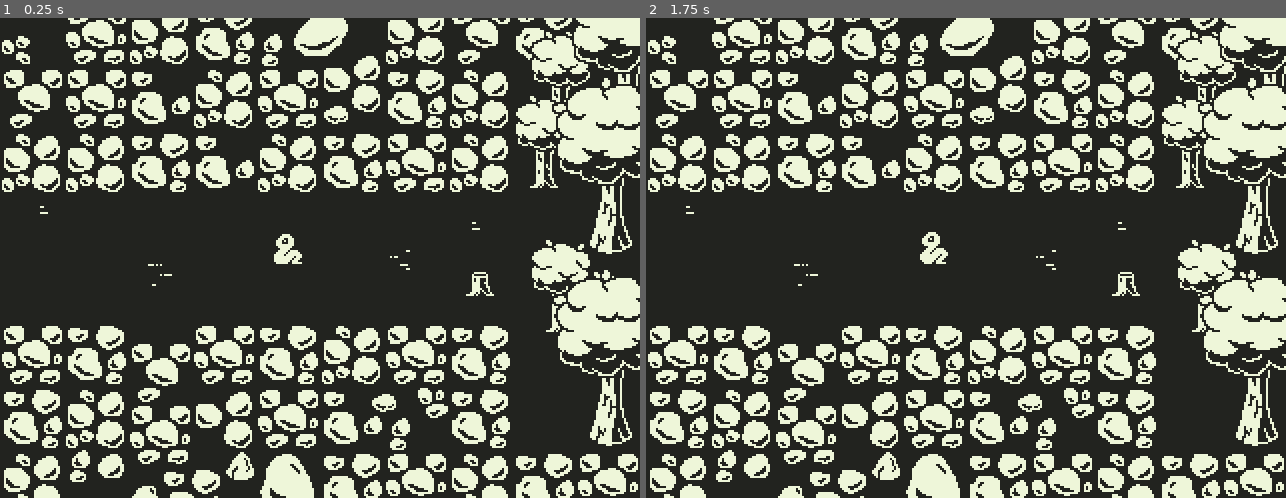
Above: before the commit, frames 1-2 (left to right).
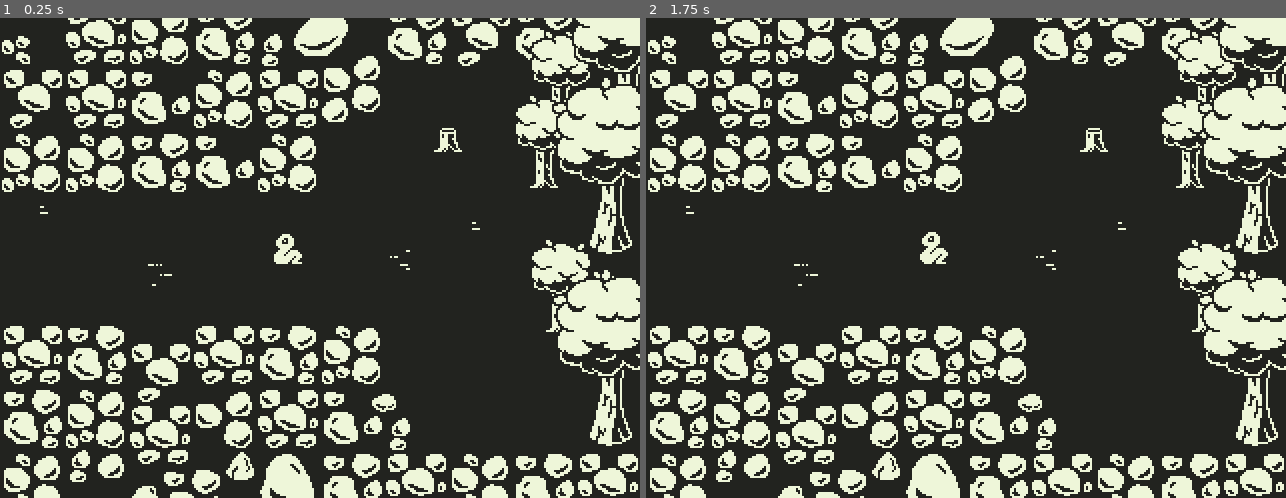
Above: after the commit, the same moments.

Repository: dweckerly/1bit
Game: Godot game, scene res://scenes/world/area-2.tscn
Two runs of this game, one before a commit and one after it. Both use one fixed random seed, a clock stepped at 60 frames per second and the inputs below. This scene is started directly instead of the project's main scene.
Inputs:
- Up to frame 1 (0.25 s): no input
- Up to frame 2 (1.75 s): tap Enter (ui_accept) at 0.5, 0.77, 1.52 s; hold Right (ui_right) 0.53-1.28 s; hold Down (ui_down) from 1.28 s (still down)

The runs differ from the first frame. In frame 1, 5.6% of the frame differs, in the area x 50-80%, y 0-90%; in frame 2, 5.6%.

Commit message:
area-2 edits

Diff:
--- a/scenes/world/area-2.tscn
+++ b/scenes/world/area-2.tscn
@@ -18,7 +18,7 @@
 [ext_resource path="res://art/environment/rocks/rock-cluster-small-2.png" type="Texture" id=16]
 [ext_resource path="res://art/environment/rocks/rock-cluster-2.png" type="Texture" id=17]
 [ext_resource path="res://art/environment/rocks/rock-cluster-small-0.png" type="Texture" id=18]
-[ext_resource path="res://art/environment/rocks/rock-cluster-small-1.png" type="Texture" id=19]
+[ext_resource path="res://scenes/environment/rocks/rock-cluster-1.tscn" type="PackedScene" id=19]
 [ext_resource path="res://art/environment/rocks/rock-cluster-1.png" type="Texture" id=20]
 [ext_resource path="res://art/environment/rocks/rock-big-1.png" type="Texture" id=21]
 [ext_resource path="res://art/environment/rocks/rock-cluster-0.png" type="Texture" id=22]
@@ -29,8 +29,12 @@
 [ext_resource path="res://art/environment/rocks/rock-big-0.png" type="Texture" id=27]
 [ext_resource path="res://scenes/environment/rocks/rock-cluster-0.tscn" type="PackedScene" id=28]
 [ext_resource path="res://scenes/environment/rocks/rock-cluster-2.tscn" type="PackedScene" id=29]
+[ext_resource path="res://scenes/environment/rocks/rock-3.tscn" type="PackedScene" id=30]
 
 [node name="YSort" type="YSort"]
+
+[node name="rock-1" parent="." instance=ExtResource( 30 )]
+position = Vector2( 168, 48 )
 
 [node name="dirt" type="Node2D" parent="."]
 
@@ -76,32 +80,14 @@
 [node name="rock-wall-17" parent="rock wall" instance=ExtResource( 3 )]
 position = Vector2( 176, 168 )
 
-[node name="rock-wall-18" parent="rock wall" instance=ExtResource( 4 )]
-position = Vector2( 208, 168 )
-
 [node name="rock-wall-20" parent="rock wall" instance=ExtResource( 3 )]
 position = Vector2( 144, 72 )
 
-[node name="rock-wall-21" parent="rock wall" instance=ExtResource( 1 )]
-position = Vector2( 176, 72 )
-
-[node name="rock-wall-25" parent="rock wall" instance=ExtResource( 4 )]
-position = Vector2( 208, 72 )
-
-[node name="rock-wall-28" parent="rock wall" instance=ExtResource( 1 )]
-position = Vector2( 240, 168 )
-
-[node name="rock-wall-29" parent="rock wall" instance=ExtResource( 3 )]
-position = Vector2( 240, 72 )
-
 [node name="rock-wall-32" parent="rock wall" instance=ExtResource( 1 )]
 position = Vector2( 272, 8 )
 
 [node name="rock-wall-33" parent="rock wall" instance=ExtResource( 1 )]
 position = Vector2( 304, 8 )
-
-[node name="rock-wall-34" parent="rock wall" instance=ExtResource( 1 )]
-position = Vector2( 240, 200 )
 
 [node name="rock-wall-35" parent="rock wall" instance=ExtResource( 1 )]
 position = Vector2( 272, 232 )
@@ -118,10 +104,6 @@
 position = Vector2( 56, 224 )
 texture = ExtResource( 26 )
 
-[node name="Rock-4" type="Sprite" parent="rock wall"]
-position = Vector2( 168, 48 )
-texture = ExtResource( 25 )
-
 [node name="Rock-cluster-2" type="Sprite" parent="rock wall"]
 position = Vector2( 16, 40 )
 texture = ExtResource( 17 )
@@ -170,27 +152,8 @@
 position = Vector2( 112, 8 )
 texture = ExtResource( 14 )
 
-[node name="Rock-cluster-1" type="Sprite" parent="rock wall"]
-position = Vector2( 176, 32 )
-texture = ExtResource( 20 )
-
-[node name="Rock-wall-9" type="Sprite" parent="rock wall"]
-position = Vector2( 208, 40 )
-texture = ExtResource( 14 )
-
-[node name="Rock-cluster-3" type="Sprite" parent="rock wall"]
-position = Vector2( 240, 8 )
-texture = ExtResource( 17 )
-
-[node name="Rock-wall-10" type="Sprite" parent="rock wall"]
-position = Vector2( 208, 8 )
-texture = ExtResource( 15 )
-
 [node name="rock-wall-3" parent="rock wall" instance=ExtResource( 4 )]
 position = Vector2( 304, 232 )
-
-[node name="rock-wall-10" parent="rock wall" instance=ExtResource( 3 )]
-position = Vector2( 240, 40 )
 
 [node name="Rock-cluster-small-0" type="Sprite" parent="rock wall"]
 position = Vector2( 136, 16 )
@@ -208,22 +171,10 @@
 position = Vector2( 176, 200 )
 texture = ExtResource( 22 )
 
-[node name="Rock-cluster-small-1" type="Sprite" parent="rock wall"]
-position = Vector2( 216, 192 )
-texture = ExtResource( 19 )
-
 [node name="Rock-cluster-small-3" type="Sprite" parent="rock wall"]
 position = Vector2( 200, 208 )
 texture = ExtResource( 18 )
 
-[node name="Rock-wall-12" type="Sprite" parent="rock wall"]
-position = Vector2( 240, 232 )
-texture = ExtResource( 15 )
-
-[node name="Rock-wall-13" type="Sprite" parent="rock wall"]
-position = Vector2( 208, 232 )
-texture = ExtResource( 13 )
-
 [node name="Rock-wall-14" type="Sprite" parent="rock wall"]
 position = Vector2( 176, 232 )
 texture = ExtResource( 14 )
@@ -255,9 +206,24 @@
 [node name="rock-cluster-2" parent="rock wall" instance=ExtResource( 29 )]
 position = Vector2( 80, 176 )
 
+[node name="rock-cluster-0" parent="rock wall" instance=ExtResource( 28 )]
+position = Vector2( 112, 80 )
+
+[node name="rock-wall-0" parent="rock wall" instance=ExtResource( 1 )]
+position = Vector2( 208, 8 )
+
+[node name="rock-cluster-1" parent="rock wall" instance=ExtResource( 19 )]
+position = Vector2( 176, 32 )
+
+[node name="rock-cluster-3" parent="rock wall" instance=ExtResource( 29 )]
+position = Vector2( 240, 8 )
+
 [node name="2-West" parent="." instance=ExtResource( 2 )]
 position = Vector2( -8, 120 )
 
+[node name="2-East" parent="." instance=ExtResource( 12 )]
+position = Vector2( 328, 112 )
+
 [node name="tree-1" parent="." instance=ExtResource( 9 )]
 position = Vector2( 304, 112 )
 
@@ -280,13 +246,13 @@
 position = Vector2( 280, 48 )
 
 [node name="stump-0" parent="." instance=ExtResource( 6 )]
-position = Vector2( 240, 136 )
-
-[node name="2-East" parent="." instance=ExtResource( 12 )]
-position = Vector2( 328, 112 )
+position = Vector2( 224, 64 )
 
 [node name="snek" parent="." instance=ExtResource( 11 )]
 position = Vector2( 144, 120 )
 
-[node name="rock-cluster-0" parent="." instance=ExtResource( 28 )]
-position = Vector2( 112, 80 )
+[node name="rock-wall-1" parent="." instance=ExtResource( 3 )]
+position = Vector2( 240, 232 )
+
+[node name="rock-wall-2" parent="." instance=ExtResource( 4 )]
+position = Vector2( 208, 232 )
Not shown: 1 places in scenes/world/area-2.tscn that only renumber resources
